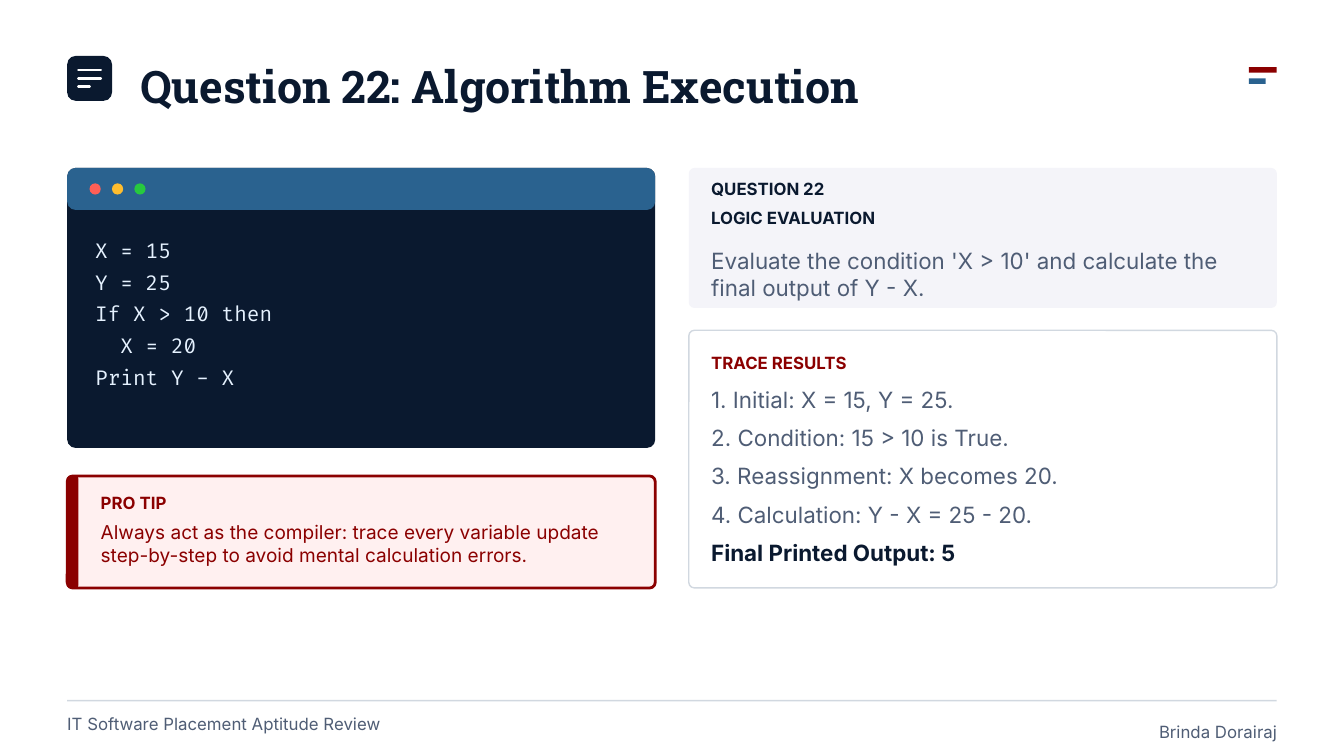
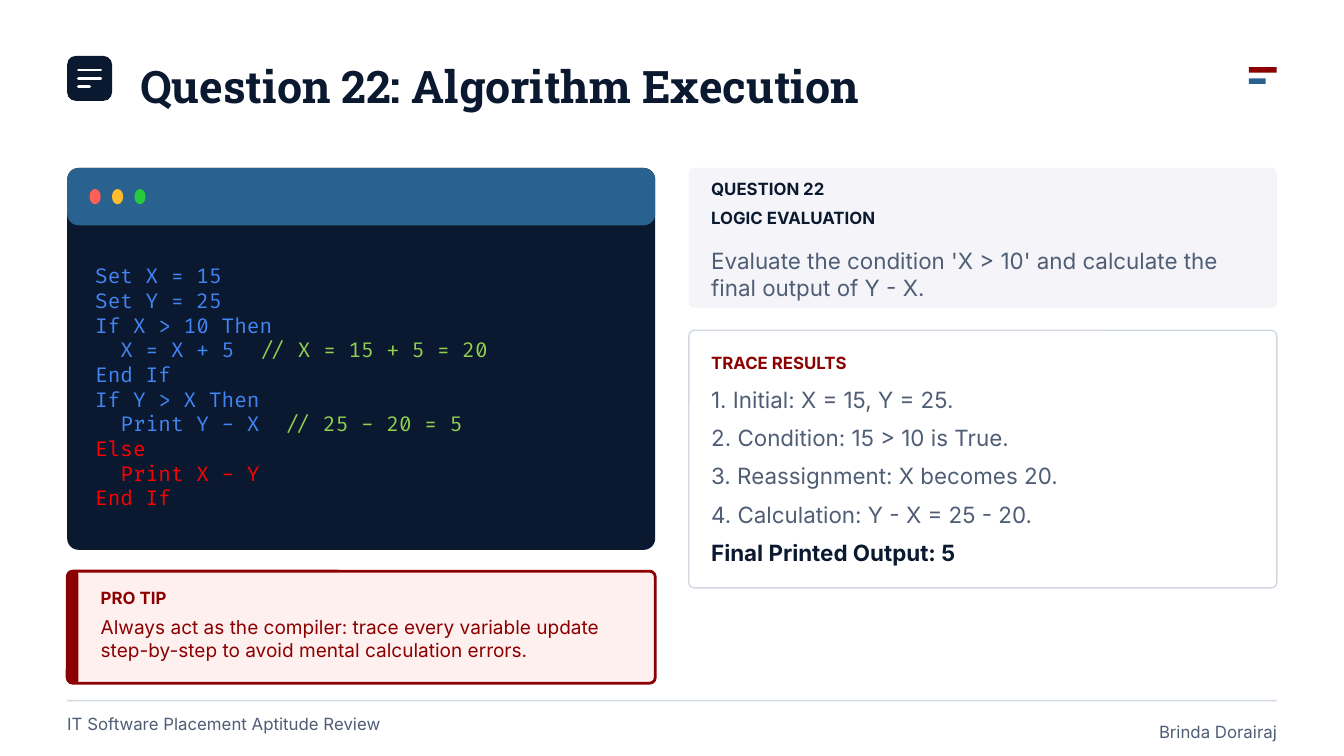
Before and after one commit to brinda-25/workshop, a slide deck: slide 13 of Day1/aptitude/aptitude_quiz.pptx. Drawn at 1344x756 pixels with LibreOffice and Linux fonts; fonts in the diff are those of the drawing. Boxes give left, top, right and bottom in pixels: in the first picture for what was removed or moved away, otherwise in the second. Text is boxed around its words. In the diff, an @@ line names an element or a change of style, - is before the commit and + after.

```diff
--- a/Day1/aptitude/aptitude_quiz.pptx
+++ b/Day1/aptitude/aptitude_quiz.pptx
@@ rounded rectangle: place and size @@
-rounded rectangle at [67,168,656,210]
+rounded rectangle at [67,168,656,226]
@@ rounded rectangle: place and size @@
-rounded rectangle at [67,168,656,448]
+rounded rectangle at [67,168,656,550]
@@ 3 ellipses: place and size @@
-3 ellipses at [90,183,145,194]
+3 ellipses at [90,190,145,204]
@@ text at [95,268,487,506]: text changed; text colour #E6F2FF to #4285F4 @@
-X = 15
-Y = 25
-If X > 10 then
-X = 20
-Print Y - X
+Set X = 15
+Set Y = 25
+If X > 10 Then
+X = X + 5 // X = 15 + 5 = 20
+End If
+If Y > X Then
+Print Y - X // 25 - 20 = 5
+Else
+Print X - Y
+End If
@@ 2 texts, 2 rounded rectangles: place and size @@
-2 texts, 2 rounded rectangles at [67,476,656,587]
+2 texts, 2 rounded rectangles at [67,571,656,683]
```
Also in this commit, not shown: 7 other slides changed, 1 other file.
